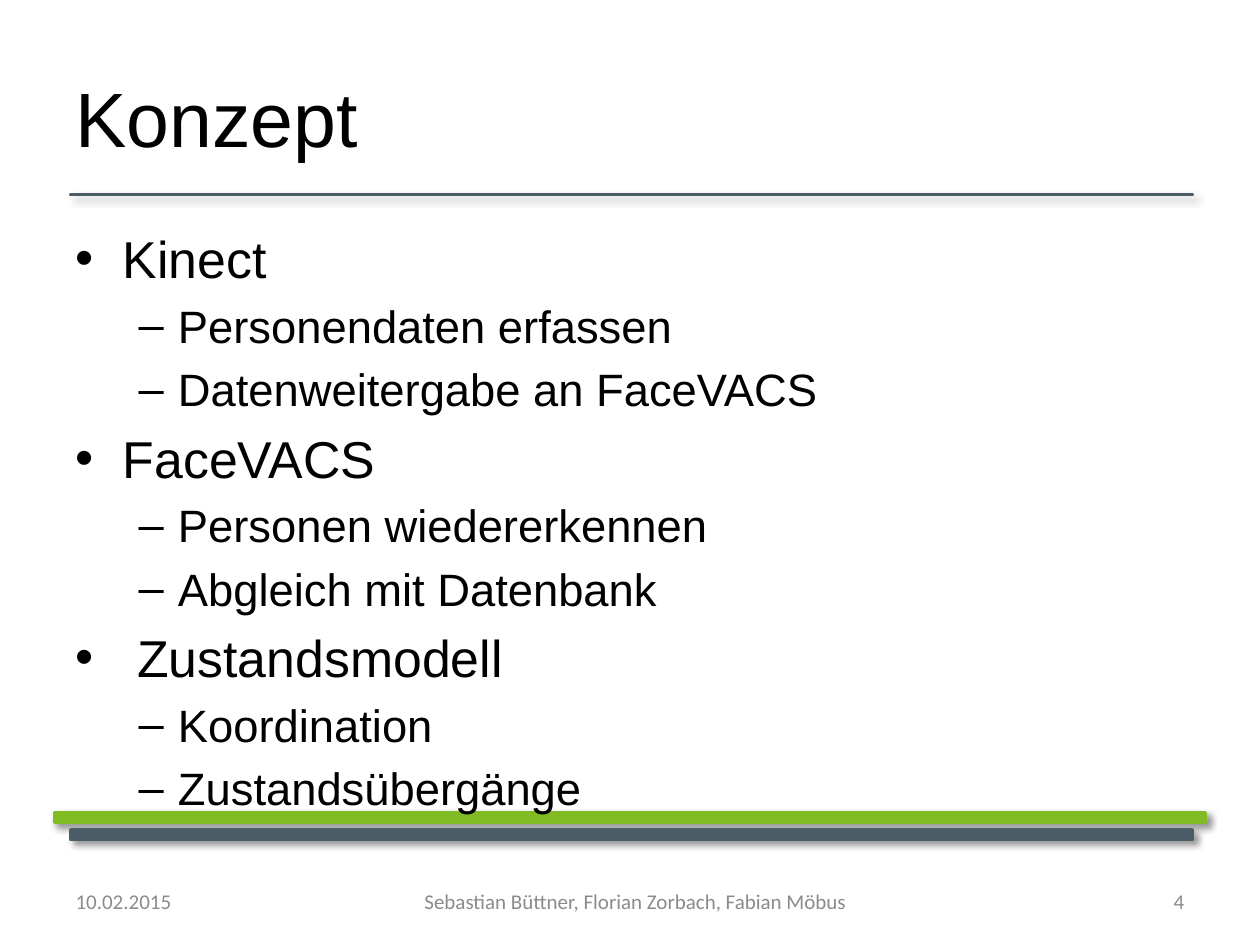
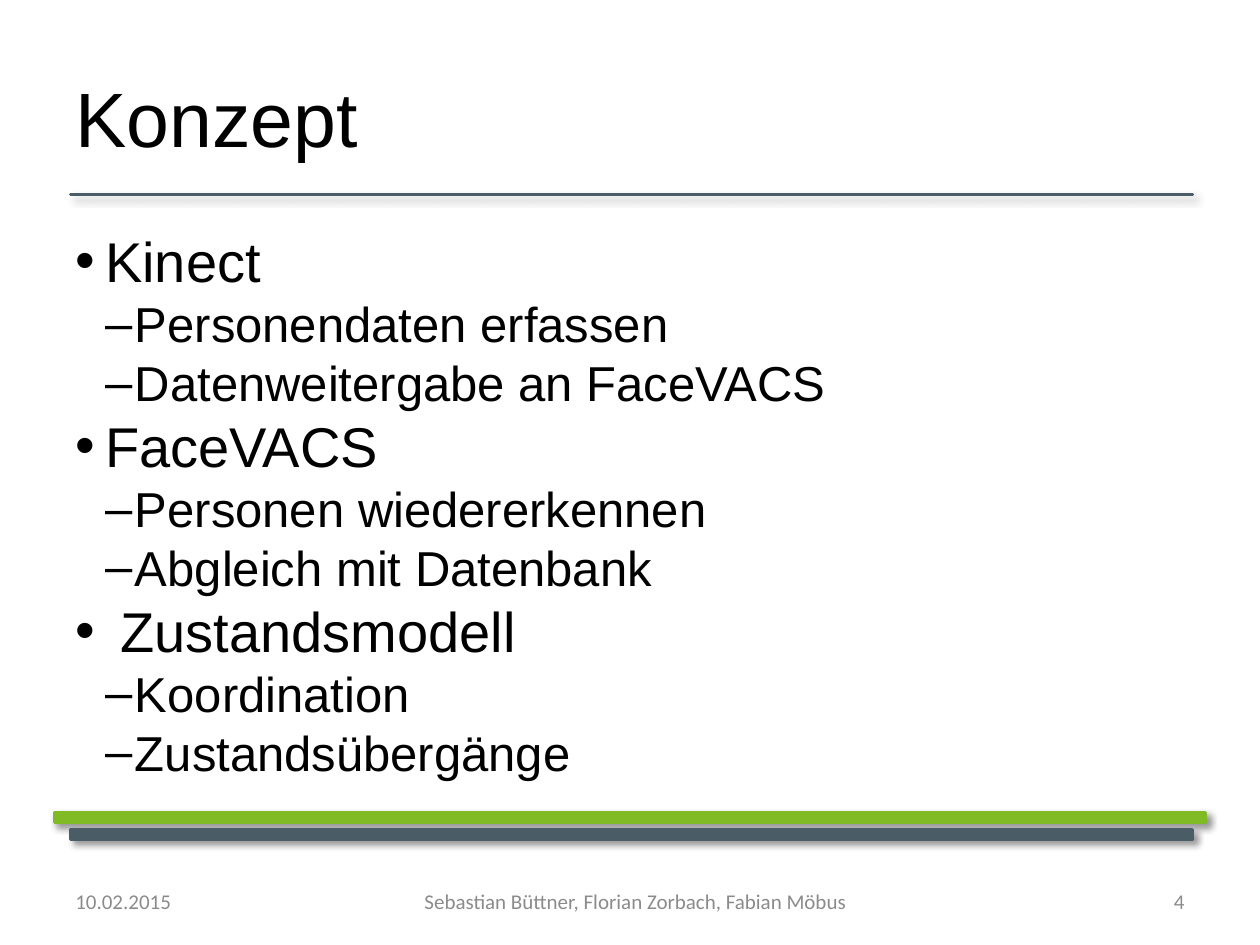
Before and after one commit to YoloSoftDE/YoloTrack, a slide deck: slide 4 of Documentation/Biometrie_praesentation.pptx. Drawn at 1260x945 pixels with LibreOffice and Linux fonts; fonts in the diff are those of the drawing; background and template pictures are left out. Boxes give left, top, right and bottom in pixels: in the first picture for what was removed or moved away, otherwise in the second. Text is boxed around its words. In the diff, an @@ line names an element or a change of style, - is before the commit and + after.

```diff
--- a/Documentation/Biometrie_praesentation.pptx
+++ b/Documentation/Biometrie_praesentation.pptx
@@ text "Kinect" at [105,241,825,781]: size 29.6 to 32 pt in "Kinect", "FaceVACS", "Zustandsmodell"; size 25.9 to 28 pt in "Personendaten erfassen", "Datenweitergabe an FaceVACS", "Personen wiedererkennen", "Abgleich mit Datenbank" and 2 more places; indent changed; less space between paragraphs @@
@@ text "Sebastian Büttner, Florian Zorbach, Fabian ..." at [424,894,846,912]: text colour #8C8C8C to #8B8B8B @@
@@ page number at [1174,895,1185,909]: text colour #8C8C8C to #8B8B8B @@
```
Also in this commit, not shown: 11 other slides changed, 9 slides added.
